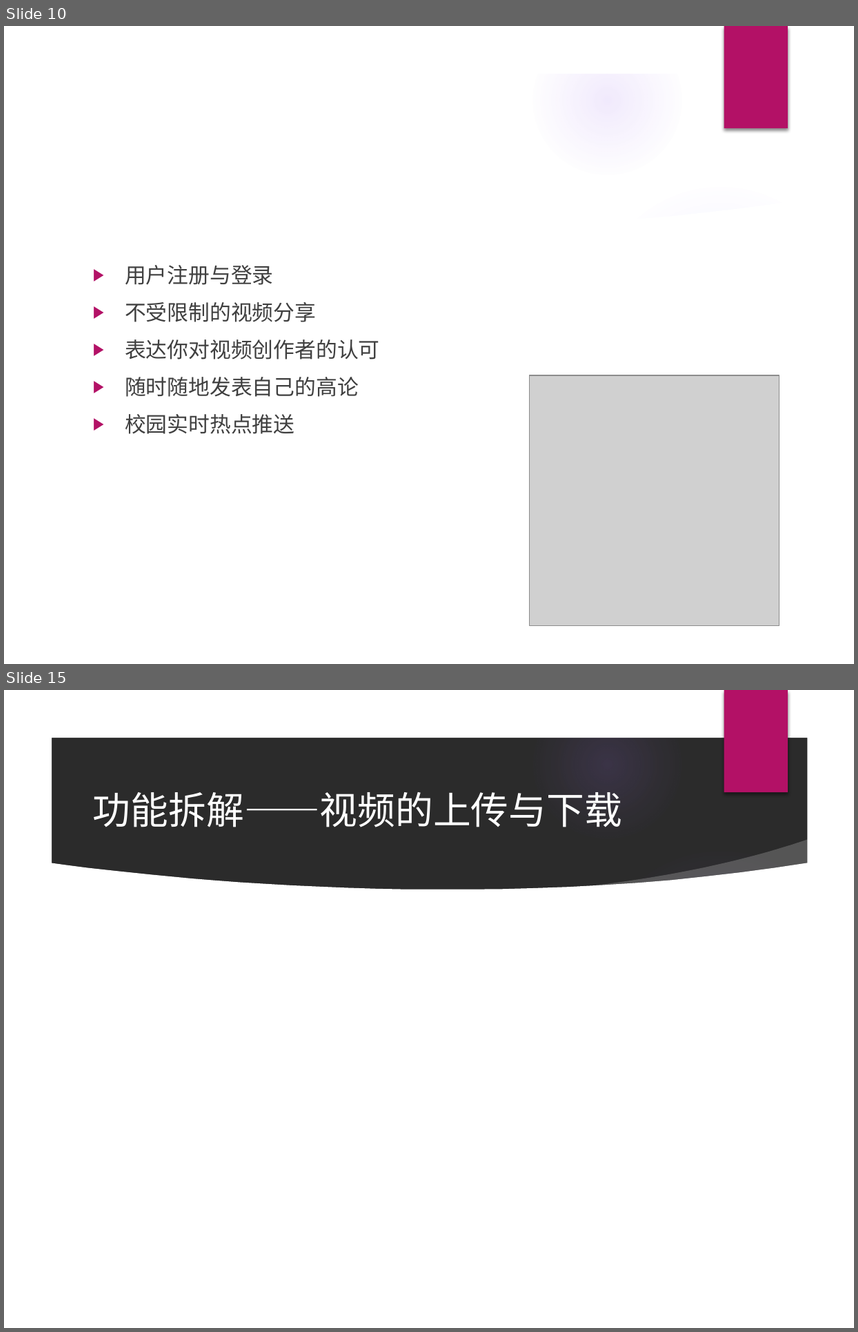
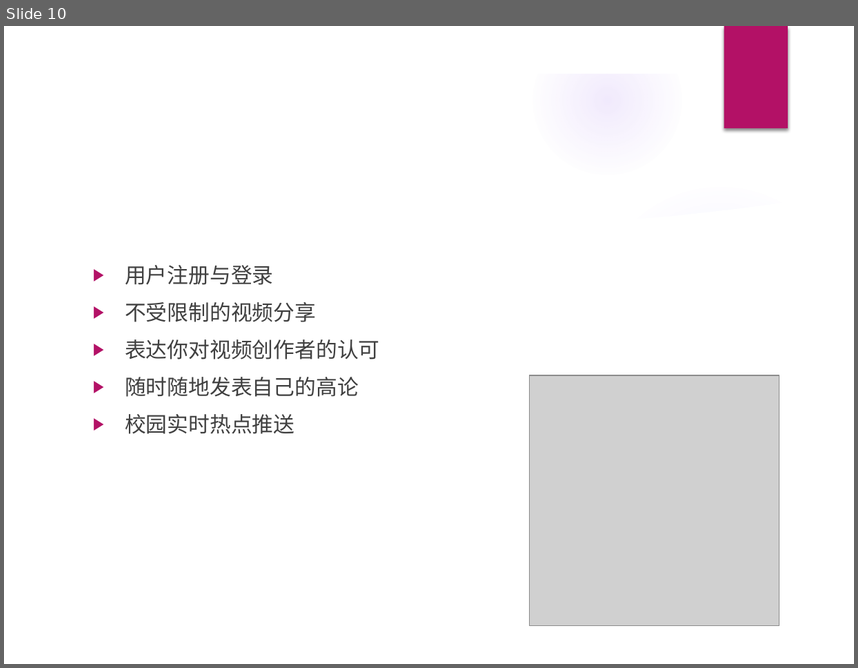
Before and after one commit to Relate13/web_2023, a slide deck: 项目介绍.pptx. Shown one above the other, each under a label of ours: slides 10 and 15 before the commit, slide 10 after it; the slides between them are not shown. The pictures are 858x1332 and 858x668 pixels, drawn with LibreOffice and Linux fonts; fonts in the diff are those of the drawing; grey boxes stand for pictures; background and template pictures are left out; a plain dark background stands for a picture behind light text. Boxes give left, top, right and bottom in pixels: in the first picture for what was removed or moved away, otherwise in the second. Text is boxed around its words. In the diff, an @@ line names an element or a change of style, - is before the commit and + after.

```diff
--- a/项目介绍.pptx
+++ b/项目介绍.pptx
@@ slide 15 removed at (4,690,854,1328), background picture (left out); not listed: 9 template elements that a slide beside it also shows @@
@@ title removed at (93,792,622,827) @@
-功能拆解——视频的上传与下载
```
Also in this commit, not shown: 2 slides changed, 5 slides added, 2 other slides removed.
